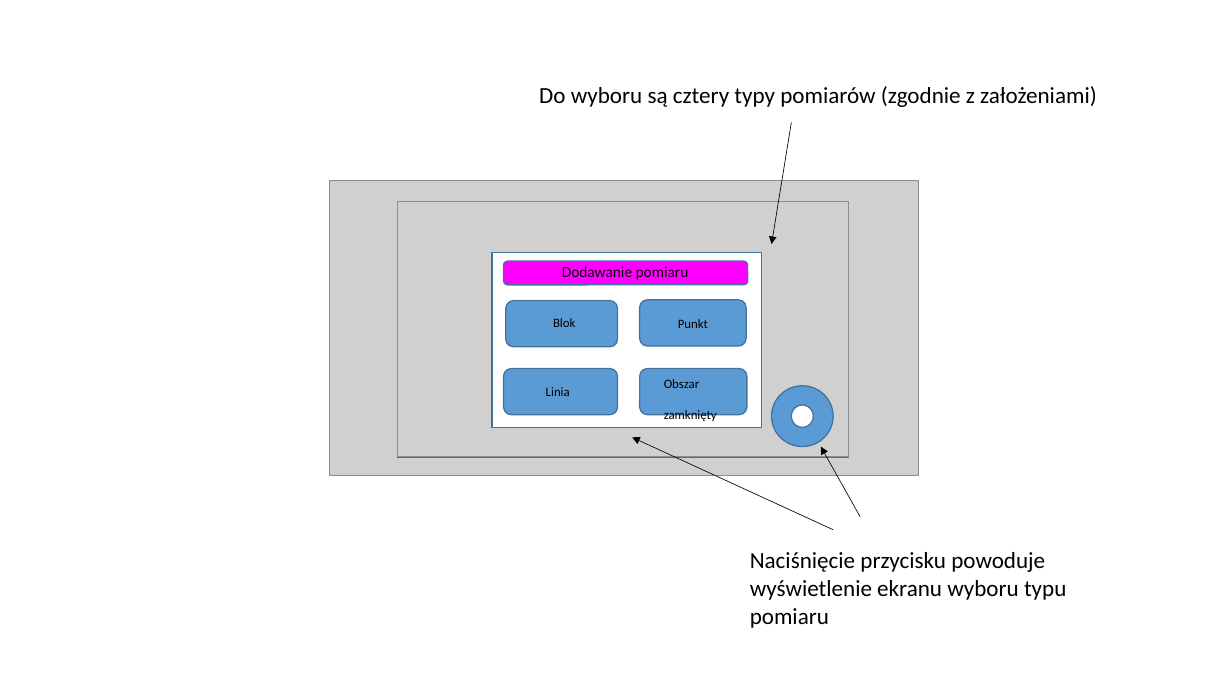
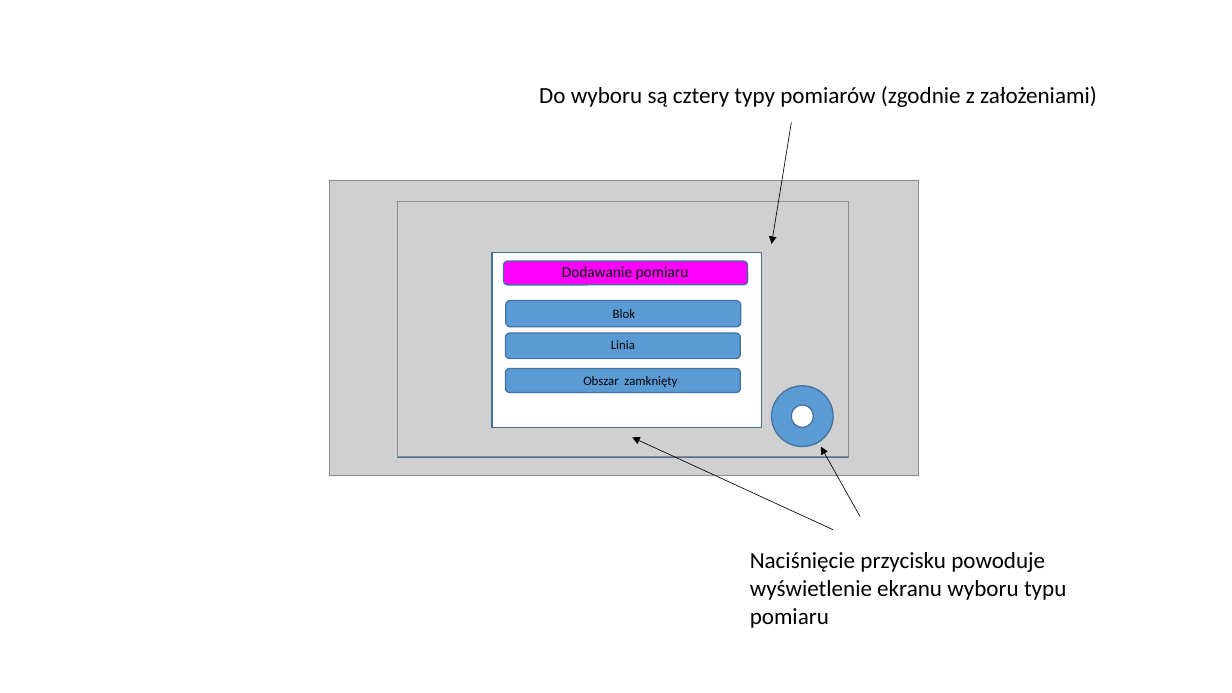
Before and after one commit to Gazda70/GeodesicApp, a slide deck: slide 4 of PrezentacjaPrototyp1.pptx. Drawn at 1232x693 pixels with LibreOffice and Linux fonts; fonts in the diff are those of the drawing; grey boxes stand for pictures. Boxes give left, top, right and bottom in pixels: in the first picture for what was removed or moved away, otherwise in the second. Text is boxed around its words. In the diff, an @@ line names an element or a change of style, - is before the commit and + after.

```diff
--- a/PrezentacjaPrototyp1.pptx
+++ b/PrezentacjaPrototyp1.pptx
@@ rounded rectangle: place and size @@
-rounded rectangle at box(506, 300, 617, 347)
+rounded rectangle at box(506, 300, 740, 326)
@@ text "Blok": place and size @@
-text "Blok" at box(553, 318, 575, 327)
+text "Blok" at box(613, 309, 635, 318)
@@ rounded rectangle removed at box(640, 300, 746, 347) @@
-Punkt
@@ rounded rectangle: place and size @@
-rounded rectangle at box(504, 369, 617, 415)
+rounded rectangle at box(506, 334, 740, 360)
@@ text "Linia": place and size @@
-text "Linia" at box(546, 387, 570, 396)
+text "Linia" at box(611, 340, 635, 349)
@@ rounded rectangle: place and size @@
-rounded rectangle at box(640, 369, 747, 415)
+rounded rectangle at box(506, 369, 740, 393)
@@ text "Obszar zamknięty" rewrapped from box(664, 379, 717, 424) to box(583, 376, 677, 387) @@
```
Also in this commit, not shown: 1 other slide changed.
